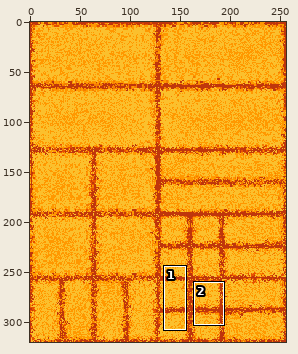
Edited in one commit: pixel-art file (Sprites/Tile_Sets/Back_FX/TS_32_32_Sand_Bricks.aseprite). The picture above shows the old version from afar; the outline marks the close-up.
Close-up. Before the commit:
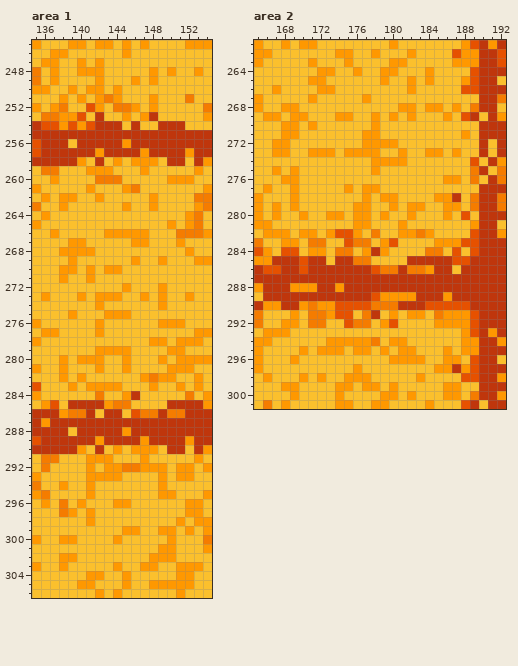
256x320 pixels, 1 frame. Shown: area 1: x 135..154, y 245..306; area 2: x 165..192, y 261..301. The commit also changed other parts of the picture, which this record leaves out.
The same view after the edit:
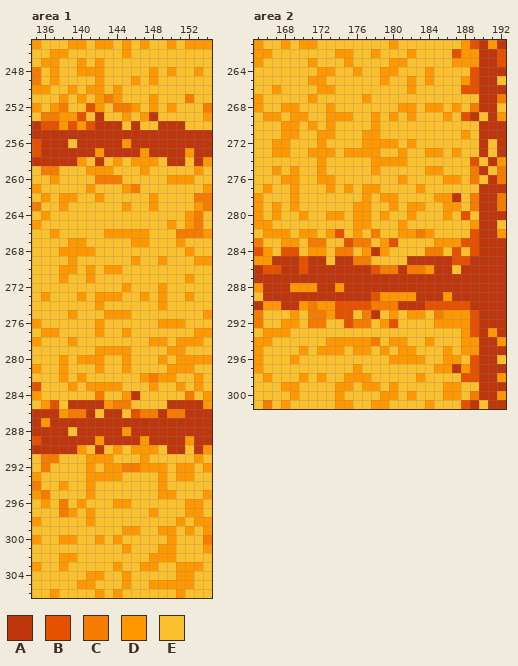
Palette (. is transparent): A #bf360c  B #e65100  C #f57c00  D #ff9800  E #fbc02d
Diff:
Changed rows in their new state; - is an unchanged pixel.
Area 1:
first column x 150:
245 D
first column x 150:
252 D
first column x 152:
271 D
first column x 139:
275 ---------------D
277 ------D---------
278 D---------------
first column x 135:
297 -------------D
298 D-------------
300 -------D------
301 ----------D---
first column x 137:
306 D
Area 2:
first column x 172:
268 -D------------
269 -D------------
270 -D------------
271 DD------------
272 D---------D---
274 D-------------
275 D-----------DD
276 DD-------D----
277 -D---------D--
first column x 175:
282 E
first column x 184:
294 D
